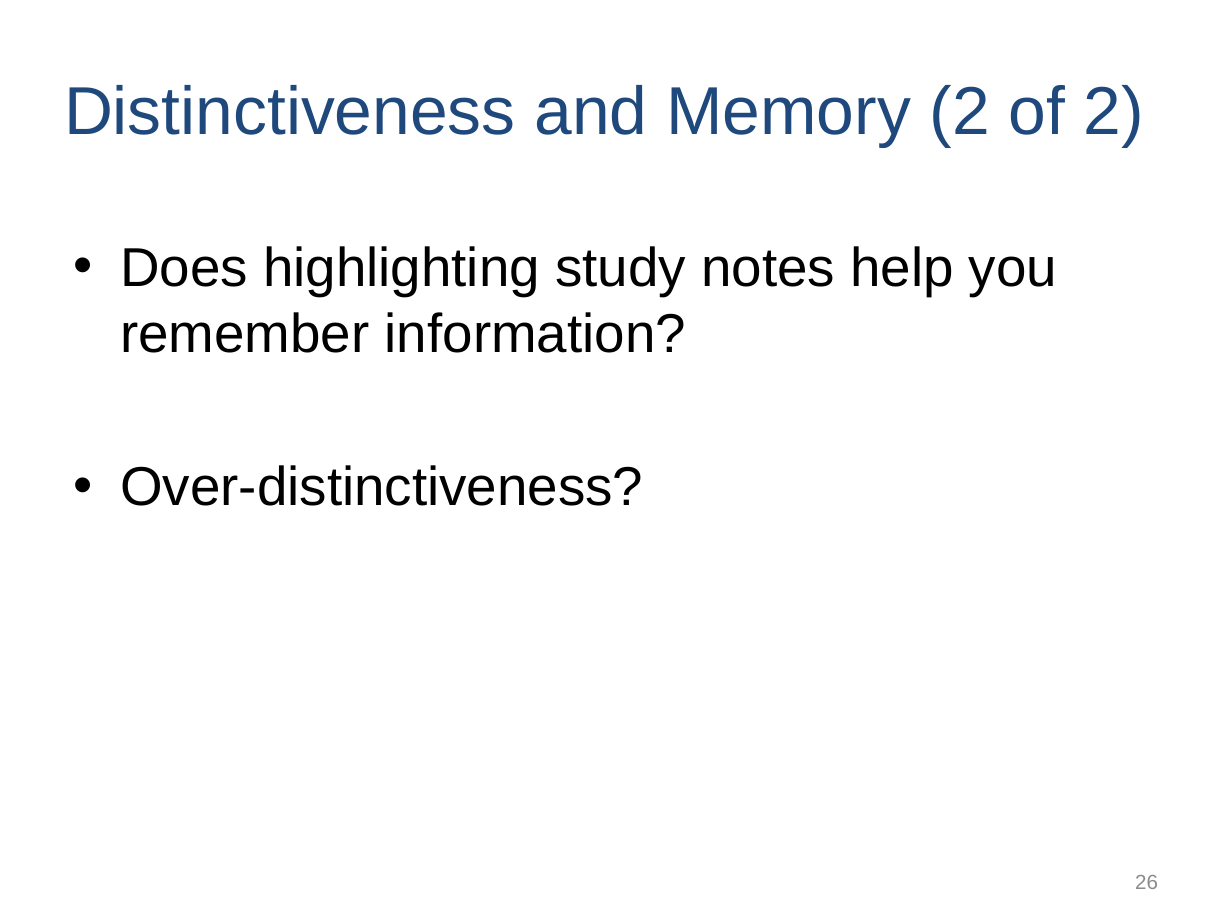
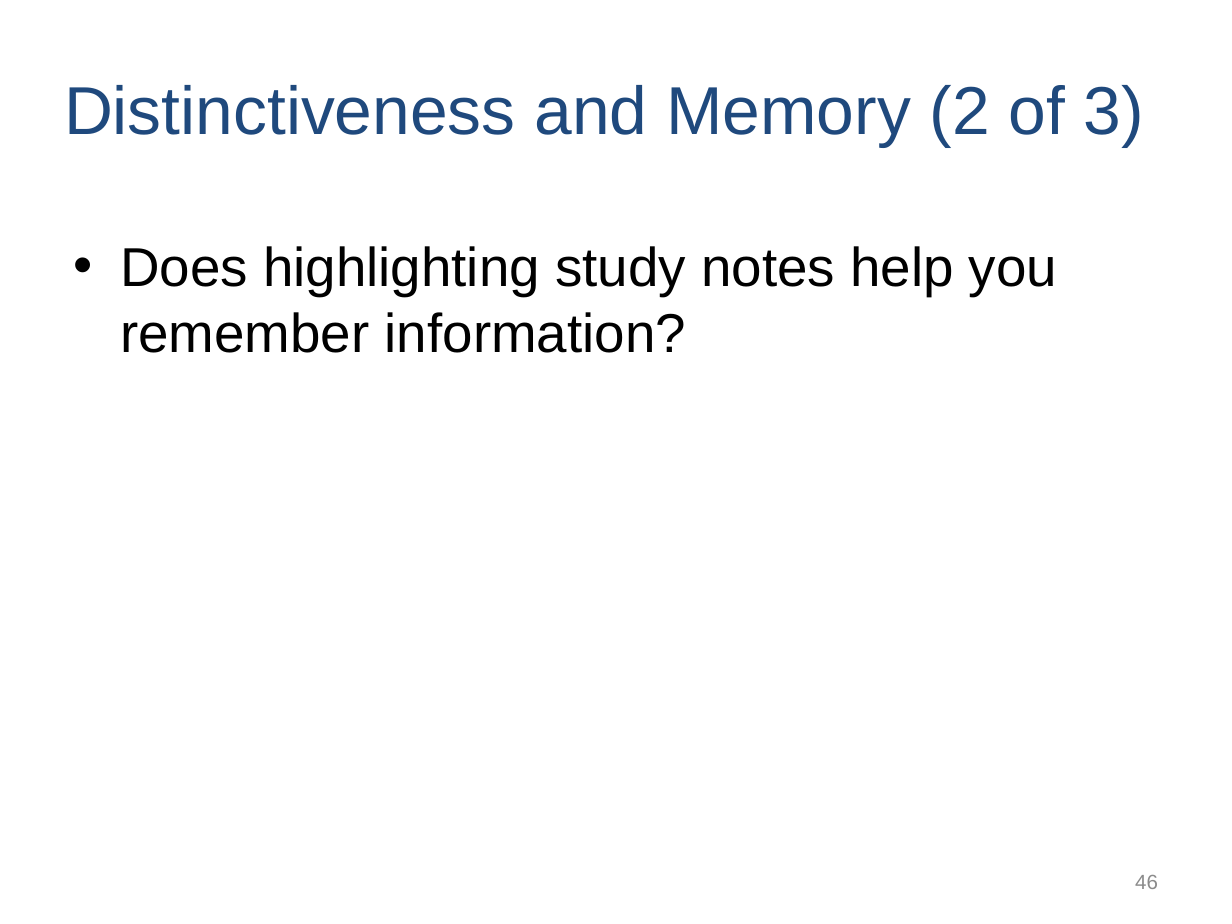
Before and after one commit to npm27/Teaching-Materials, a slide deck: slide 46 of Memory/Slides/Chapter 4.PPTX (slide 26 before the commit). Drawn at 1232x924 pixels with LibreOffice and Linux fonts; fonts in the diff are those of the drawing. Boxes give left, top, right and bottom in pixels: in the first picture for what was removed or moved away, otherwise in the second. Text is boxed around its words. In the diff, an @@ line names an element or a change of style, - is before the commit and + after.

```diff
--- a/Memory/Slides/Chapter 4.PPTX
+++ b/Memory/Slides/Chapter 4.PPTX
@@ title at (64,85,1144,148): text changed @@
-Distinctiveness and Memory (2 of 2)
+Distinctiveness and Memory (2 of 3)
@@ text at (120,465,643,506): paragraph removed @@
-• Over-distinctiveness?
@@ page number at (1135,875,1158,889): text changed @@
-26
+46
```
Also in this commit, not shown: 12 other slides changed, 25 slides added.
